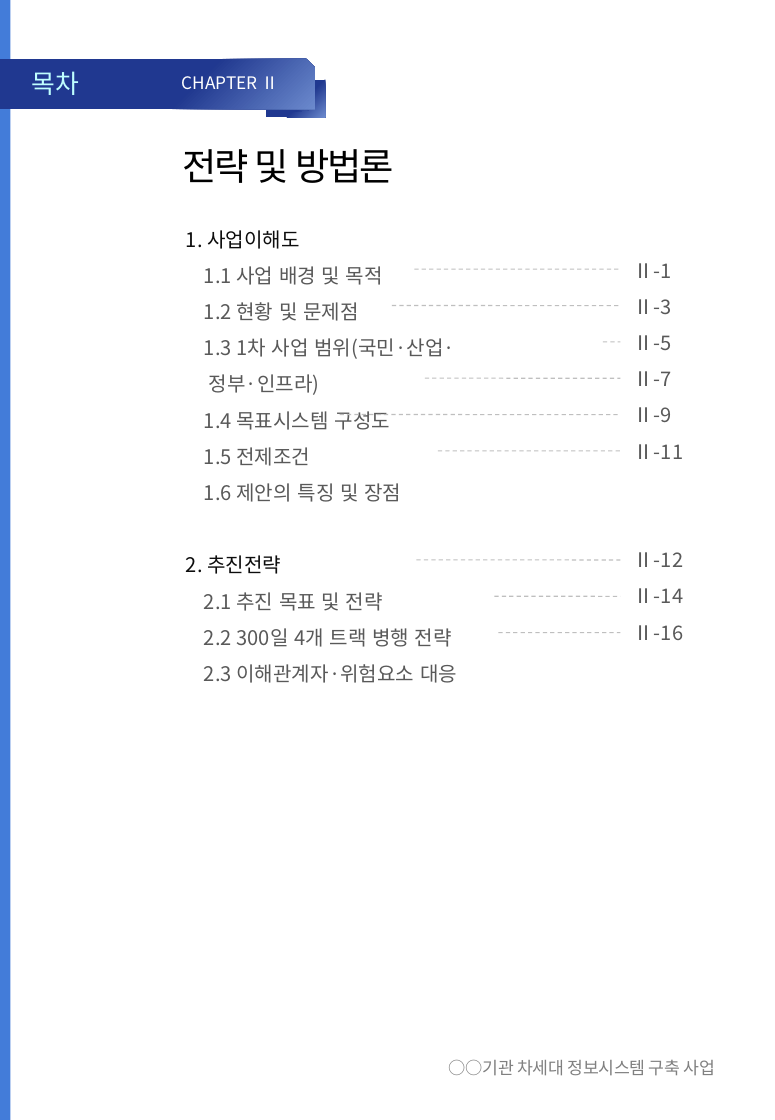
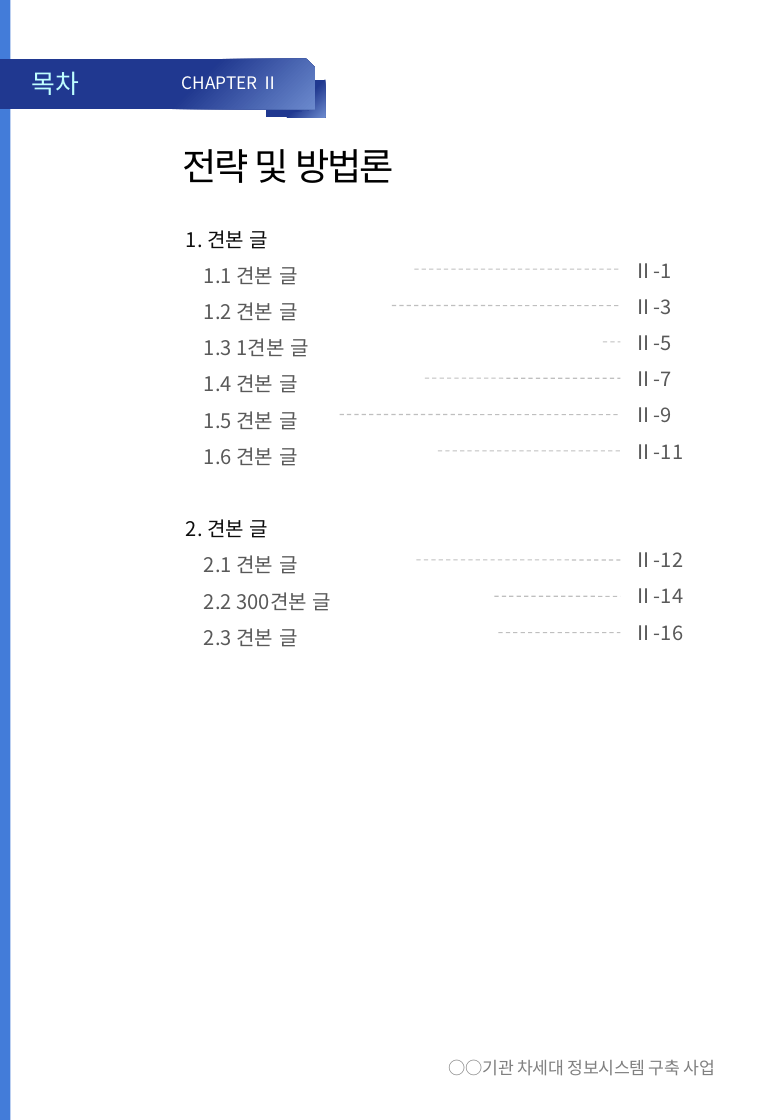
Before and after one commit to homebox78/powerplus-platform-public, a slide deck: slide 3 of engine/templates/vertical/base.pptx. Drawn at 775x1120 pixels with LibreOffice and Linux fonts; fonts in the diff are those of the drawing; background and template pictures are left out. Boxes give left, top, right and bottom in pixels: in the first picture for what was removed or moved away, otherwise in the second. Text is boxed around its words. In the diff, an @@ line names an element or a change of style, - is before the commit and + after.

```diff
--- a/engine/templates/vertical/base.pptx
+++ b/engine/templates/vertical/base.pptx
@@ text at <box>186,230,331,647</box>: text changed @@
-1. 사업이해도
-1.1 사업 배경 및 목적
-1.2 현황 및 문제점
-1.3 1차 사업 범위(국민·산업·정부·인프라)
-1.4 목표시스템 구성도
-1.5 전제조건
-1.6 제안의 특징 및 장점
-2. 추진전략
-2.1 추진 목표 및 전략
-2.2 300일 4개 트랙 병행 전략
-2.3 이해관계자·위험요소 대응
+1. 견본 글
+1.1 견본 글
+1.2 견본 글
+1.3 1견본 글
+1.4 견본 글
+1.5 견본 글
+1.6 견본 글
+2. 견본 글
+2.1 견본 글
+2.2 300견본 글
+2.3 견본 글
```
Also in this commit, not shown: 3 other slides changed, 41 other files.
